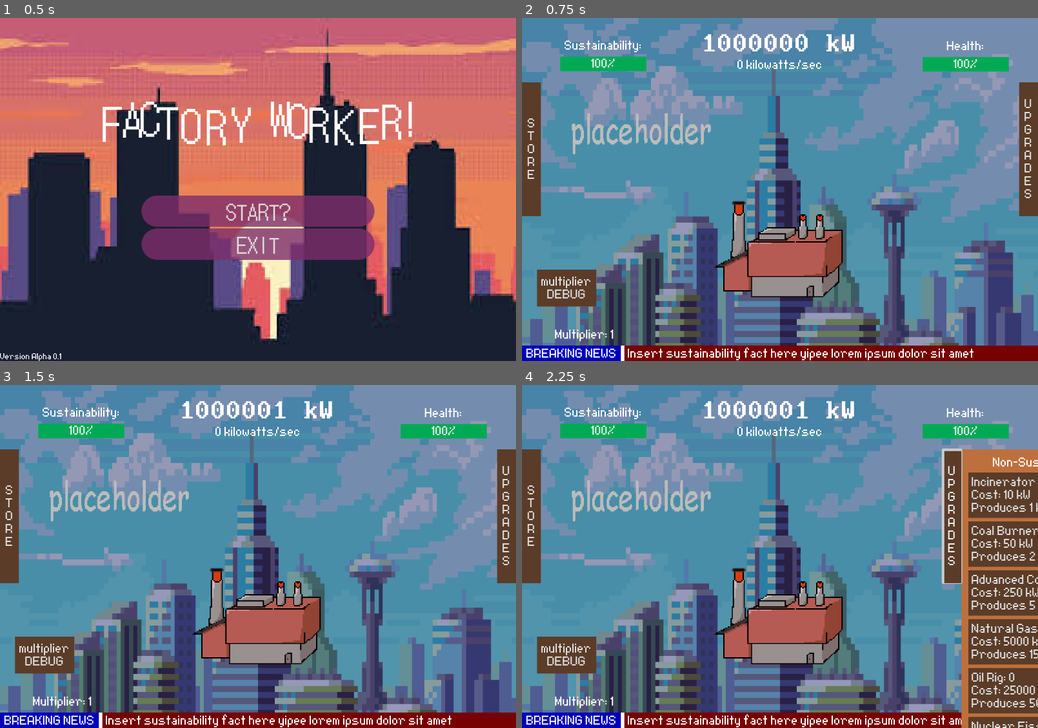
Above: before the commit, frames 1-4 (two rows, left to right).
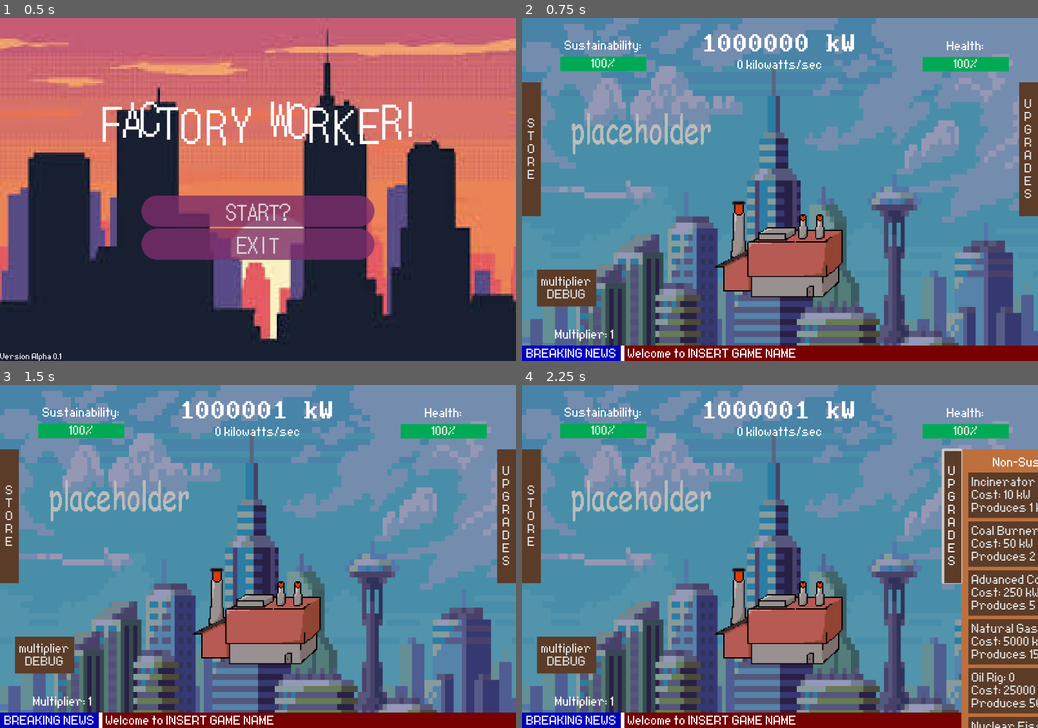
Above: after the commit, the same moments.

Repository: chu0029/SusGame
Game: Godot game, scene res://scenes/menu_start.tscn
Same seed, same stepped clock (60 frames per second), same inputs: the game is played once before the commit and once after it.
Inputs (mouse positions are in pixels of both pictures, inside the frame that each line leads up to):
- Up to frame 1 (0.5 s): no input
- Up to frame 2 (0.75 s): click "START?" at 0.5 s
- Up to frame 3 (1.5 s): click (258, 611) at 1.25 s
- Up to frame 4 (2.25 s): click "U P G R A D E S" at 2 s

Frame 1 is identical in both runs. In frame 2, 0.8% of the frame differs, in the area x 20-88%, y 95-100%; in frame 3, 0.8%; in frame 4, 0.8%.

Commit message:
enhancements

Diff:
--- a/scenes/gametest.tscn
+++ b/scenes/gametest.tscn
@@ -296,7 +296,6 @@
 Cost: 50000 kW
 Produces 50 kW/s"
 alignment = 0
-autowrap_mode = 1
 clip_text = true
 
 [node name="nuclearfusion" type="Button" parent="Panel/ScrollContainer/MarginContainer/HBoxContainer/susvbox"]
@@ -430,11 +429,14 @@
 wait_time = 10.0
 
 [node name="Panel2" type="Panel" parent="."]
-custom_minimum_size = Vector2(325, 450)
-layout_mode = 0
+custom_minimum_size = Vector2(100, 450)
+layout_mode = 1
+anchors_preset = -1
+anchor_top = 0.187
+anchor_bottom = 0.187
 offset_left = -360.0
-offset_top = 150.0
-offset_bottom = 800.0
+offset_top = 0.399994
+offset_bottom = 650.4
 theme = ExtResource("3_34im5")
 script = ExtResource("7_xe5qx")
 
@@ -450,7 +452,7 @@
 
 [node name="MarginContainer" type="MarginContainer" parent="Panel2/ScrollContainer"]
 clip_contents = true
-custom_minimum_size = Vector2(325, 450)
+custom_minimum_size = Vector2(100, 450)
 layout_mode = 2
 theme_override_constants/margin_left = 16
 theme_override_constants/margin_top = 16
@@ -463,40 +465,43 @@
 
 [node name="Label" type="Label" parent="Panel2/ScrollContainer/MarginContainer/nonsusvbox"]
 layout_mode = 2
-text = "PLACEHOLDER"
-horizontal_alignment = 1
-
-[node name="incPlant" type="Button" parent="Panel2/ScrollContainer/MarginContainer/nonsusvbox"]
-layout_mode = 2
-text = "Placeholder: XX
-Cost: XXkW
-+5 multiplier"
-alignment = 0
-
-[node name="coal" type="Button" parent="Panel2/ScrollContainer/MarginContainer/nonsusvbox"]
-custom_minimum_size = Vector2(325, 100)
-layout_mode = 2
-text = "PLACEHOLDER"
-alignment = 0
-
-[node name="advCoal" type="Button" parent="Panel2/ScrollContainer/MarginContainer/nonsusvbox"]
-layout_mode = 2
-text = "PLACEHOLDER"
-alignment = 0
-
-[node name="natGas" type="Button" parent="Panel2/ScrollContainer/MarginContainer/nonsusvbox"]
-layout_mode = 2
-text = "PLACEHOLDER"
-alignment = 0
-
-[node name="oilRig" type="Button" parent="Panel2/ScrollContainer/MarginContainer/nonsusvbox"]
-layout_mode = 2
-text = "PLACEHOLDER"
-alignment = 0
-
-[node name="nFission" type="Button" parent="Panel2/ScrollContainer/MarginContainer/nonsusvbox"]
-layout_mode = 2
-text = "PLACEHOLDER"
+text = "Enhancements"
+horizontal_alignment = 1
+
+[node name="tree" type="Button" parent="Panel2/ScrollContainer/MarginContainer/nonsusvbox"]
+layout_mode = 2
+text = "Trees: 0
+Cost: 200 kW
++1 multiplier"
+alignment = 0
+
+[node name="bus" type="Button" parent="Panel2/ScrollContainer/MarginContainer/nonsusvbox"]
+custom_minimum_size = Vector2(325, 100)
+layout_mode = 2
+text = "Busses: 0
+Cost: 200 kW
++1 multiplier"
+alignment = 0
+
+[node name="ev" type="Button" parent="Panel2/ScrollContainer/MarginContainer/nonsusvbox"]
+layout_mode = 2
+text = "Electric Cars: 0
+Cost: 200 kW
++1 multiplier"
+alignment = 0
+
+[node name="train" type="Button" parent="Panel2/ScrollContainer/MarginContainer/nonsusvbox"]
+layout_mode = 2
+text = "Metro: 0
+Cost: 200 kW
++1 multiplier"
+alignment = 0
+
+[node name="sApartment" type="Button" parent="Panel2/ScrollContainer/MarginContainer/nonsusvbox"]
+layout_mode = 2
+text = "Solar Buildings: 0
+Cost: 200 kW
++1 multiplier"
 alignment = 0
 
 [node name="store" type="Button" parent="Panel2"]
@@ -533,4 +538,5 @@
 [connection signal="pressed" from="Panel/ScrollContainer/MarginContainer/HBoxContainer/susvbox/nuclearfusion" to="." method="_on_nuclearfusion_pressed"]
 [connection signal="pressed" from="Panel/upgrades" to="Panel" method="_on_upgrades_pressed"]
 [connection signal="timeout" from="ColorRectRed/ColorRectWhite/headlineTimer" to="ColorRectRed/ColorRectWhite/headline" method="_on_headline_timer_timeout"]
+[connection signal="pressed" from="Panel2/ScrollContainer/MarginContainer/nonsusvbox/tree" to="." method="_on_tree_pressed"]
 [connection signal="pressed" from="Panel2/store" to="Panel2" method="_on_upgrades_pressed"]
--- a/scenes/newstext.gd
+++ b/scenes/newstext.gd
@@ -24,13 +24,16 @@
 func _ready() -> void:
 	headlines.shuffle()
 	#print(headlines)
+	self.text = startmsg[i]
+	await get_tree().create_timer(10).timeout
+	i += 1
 	for i in range(startmsg.size()): #show start messages
 		var tween = get_tree().create_tween()
-		await get_tree().create_timer(10).timeout
 		tween.tween_property(self, "position", Vector2(16, 36), 0.5)
 		tween.tween_property(self, "position", Vector2(16, 4), 0.5)
 		await get_tree().create_timer(0.5).timeout
 		self.text = startmsg[i]
+		await get_tree().create_timer(10).timeout
 		i += 1
 	headlinetimer.start()
 	print('hello')
--- a/scripts/gametest.gd
+++ b/scripts/gametest.gd
@@ -18,6 +18,14 @@
 @export var oilrig: Button
 @export var nfission: Button
 
+#export store buttons
+@export var tree: Button
+@export var bus: Button
+@export var ev: Button
+@export var train: Button
+@export var sApartment: Button
+
+#export sustainable buttons
 @export var autoclicker: Button #export buttons (im sure theres a better way to do this)
 #update: there IS a better way to do this - use $path-to-file (it autocompletes itself)
 @export var solarpanel: Button
@@ -39,6 +47,7 @@
 var costs = [25,100,500,10000,50000,1000000]
 var costn = [10,50,250,5000,25000,500000]
 var nonsuscount = [0,0,0,0,0,0]
+var coste = [200,1000,5000,10000,50000]
 
 #couting how many upgrades
 var susUpgCount = 0
@@ -111,6 +120,7 @@
 	tween.set_ease(Tween.EASE_OUT)
 	tween.tween_property(factory, "scale", Vector2(1, 1), 0.1)
 
+#DELETE THIS DELETE THIS DELETE THIS DELETE THIS DELETE THIS DELETE THIS
 func _on_multiplier_pressed() -> void:
 	multiplier += 1
 	soundupgrade.play()
@@ -137,6 +147,15 @@
 	soundupgrade.play()
 	return [itemCost, itemCount]
 
+#UNIVERSAL FUNCTION FOR ALL ENHAMCEMENTS
+func enhacement(itemCost, itemCount):
+	timer.start()
+	itemCount += 1
+	power -= itemCost
+	itemCost = round(itemCost*2)
+	soundupgrade.play()
+	return [itemCost, itemCount]
+
 func _on_solarpanel_pressed() -> void:
 	if power >= costs[0]:
 		var output = upgradeClicker(costs[0], solarpanelcount)
@@ -238,3 +257,10 @@
 		costn[5] = output[0]
 		nonsuscount[5] = output[1]
 		nfission.text = 'Nuclear Fission: %s \n Cost: %d kW \n Produces 1000 kW/s' %[nonsuscount[5], costn[5]]
+
+func _on_tree_pressed() -> void:
+	if power >= coste[0]:
+		var output = upgradeClicker(coste[5], nonsuscount[5])
+		costn[5] = output[0]
+		nonsuscount[5] = output[1]
+		nfission.text = 'Nuclear Fission: %s \n Cost: %d kW \n Produces 1000 kW/s' %[nonsuscount[5], costn[5]]
